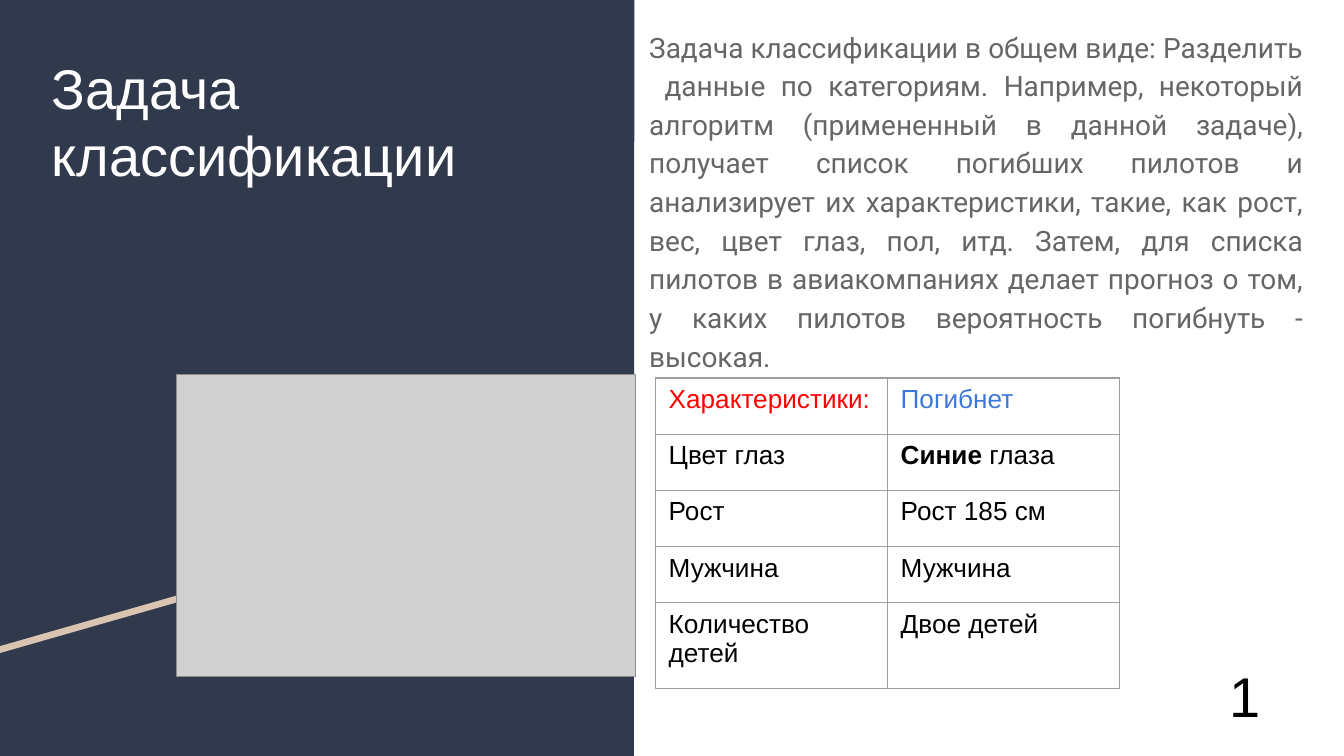
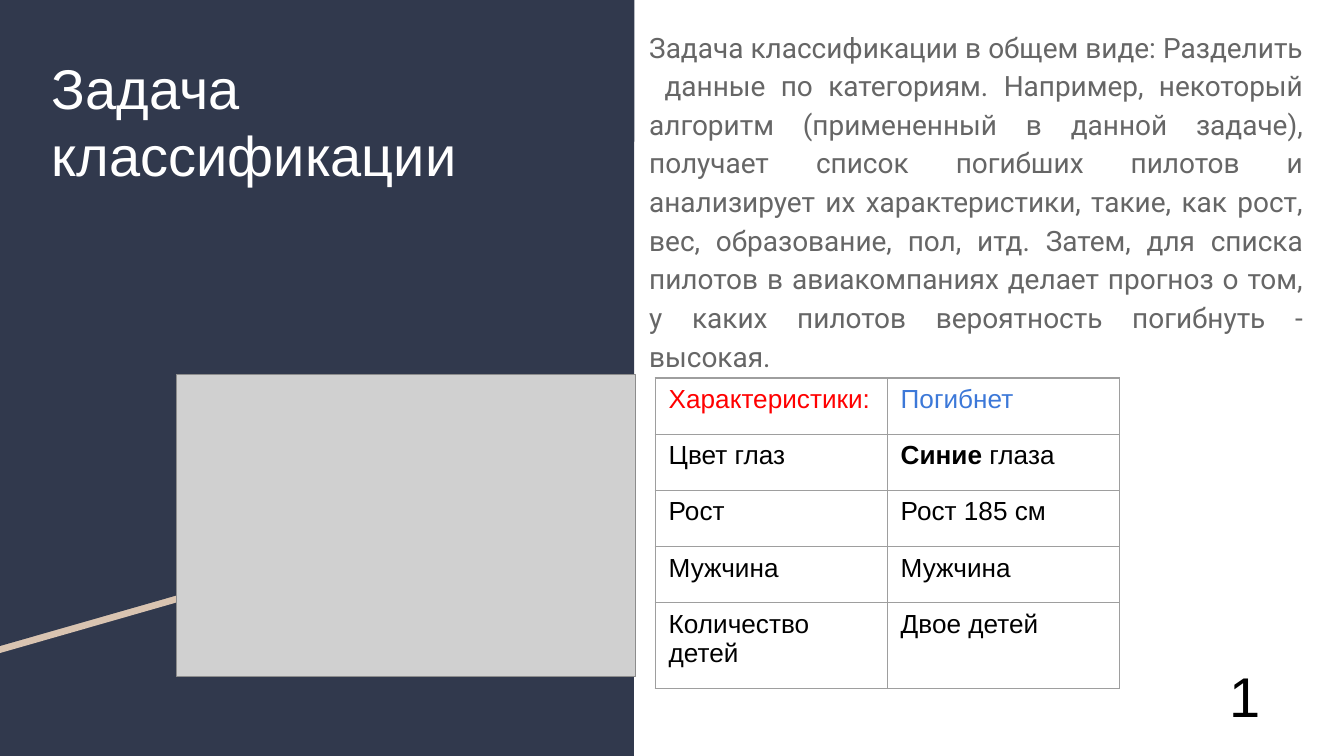
Before and after one commit to AlexanderUzunyan/TestProject, a slide deck: slide 2 of neuro/doc/TMVA.odp. Drawn at 1344x756 pixels with LibreOffice and Linux fonts; fonts in the diff are those of the drawing; grey boxes stand for pictures. Boxes give left, top, right and bottom in pixels: in the first picture for what was removed or moved away, otherwise in the second. Text is boxed around its words. In the diff, an @@ line names an element or a change of style, - is before the commit and + after.

```diff
--- a/neuro/doc/TMVA.odp
+++ b/neuro/doc/TMVA.odp
@@ text at [649,37,1303,367]: text changed @@
-Задача классификации в общем виде: Разделить данные по категориям. Например, некоторый алгоритм (примененный в данной задаче), получает список погибших пилотов и анализирует их характеристики, такие, как рост, вес, цвет глаз, пол, итд. Затем, для списка пилотов в авиакомпаниях делает прогноз о том, у каких пилотов вероятность погибнуть - высокая.
+Задача классификации в общем виде: Разделить данные по категориям. Например, некоторый алгоритм (примененный в данной задаче), получает список погибших пилотов и анализирует их характеристики, такие, как рост, вес, образование, пол, итд. Затем, для списка пилотов в авиакомпаниях делает прогноз о том, у каких пилотов вероятность погибнуть - высокая.
```
Also in this commit, not shown: 15 other slides changed.
